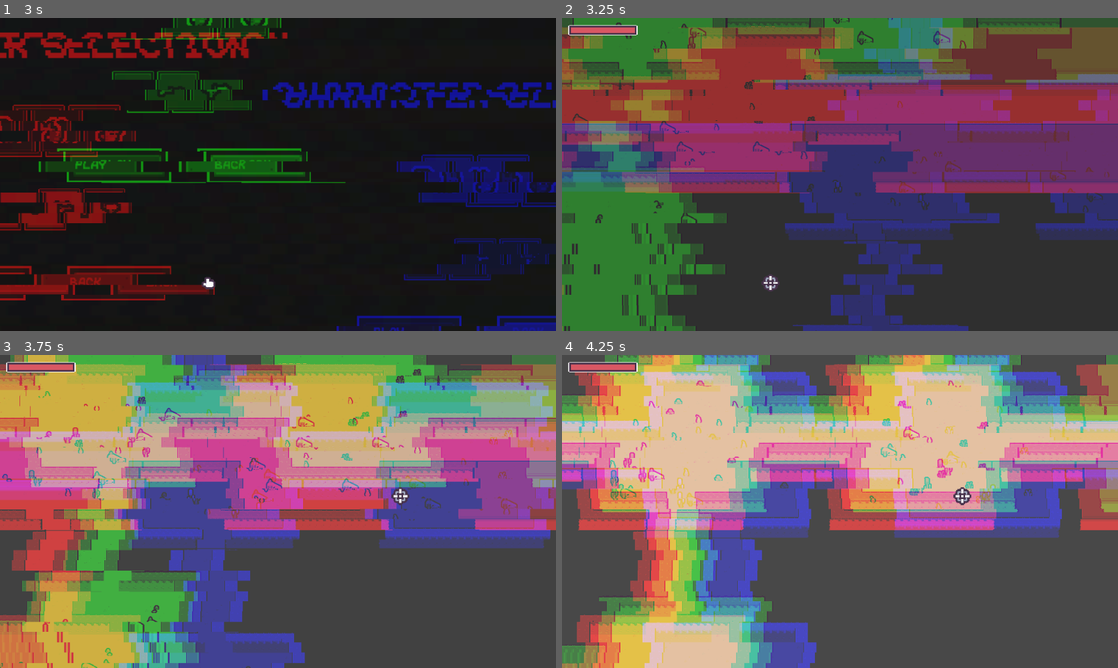
Above: before the commit, frames 1-4 (two rows, left to right).
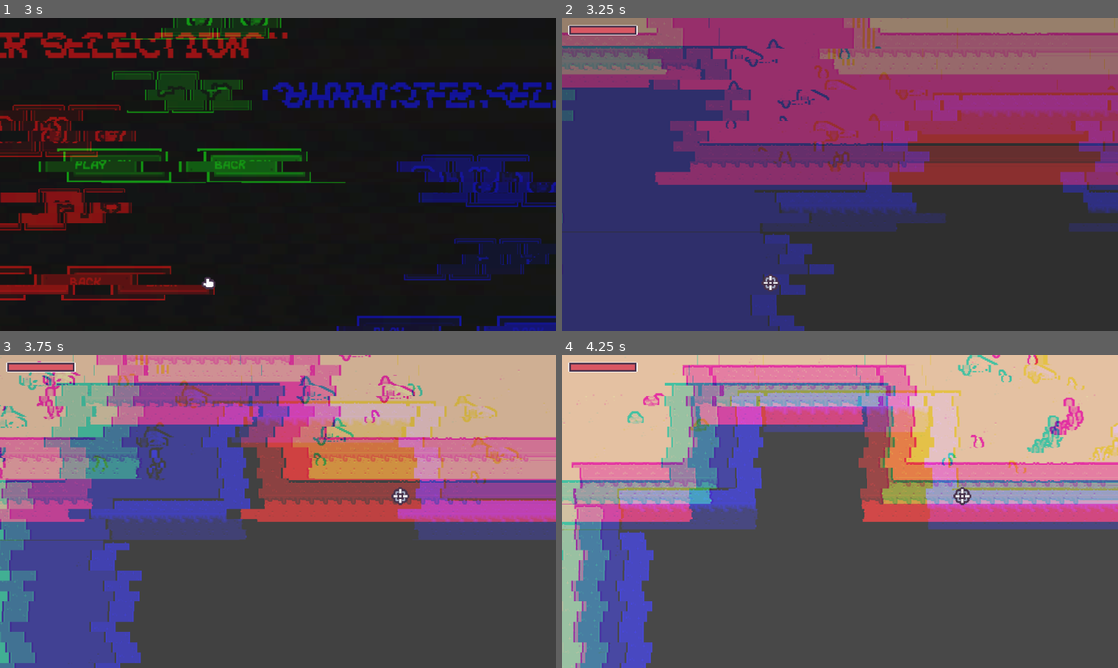
Above: after the commit, the same moments.

Repository: Caio-de-Souza-Marinho/gamejam-42
Game: Godot game, scene res://Scenes/UI/main_menu.tscn
The game is run twice, just before and just after one commit, with the same random seed, the same clock (stepped at 60 frames per second) and the same inputs.
Inputs (mouse positions are in pixels of both pictures, inside the frame that each line leads up to):
- Up to frame 1 (3 s): click "PLAY" at 0.5 s; click "PLAY" at 1.25 s; click "PLAY" at 2 s; click "PLAY" at 2.75 s
- Up to frame 2 (3.25 s): no input
- Up to frame 3 (3.75 s): tap Enter (ui_accept) at 3.5 s; move the mouse to (400, 495) at 3.52 s; hold D (move_right) from 3.53 s (still down)
- Up to frame 4 (4.25 s): keep holding D (move_right); tap Enter (ui_accept) at 3.77 s

Frame 1 is identical in both runs. In frame 2, 74% of the frame differs, in the area x 0-100%, y 0-100%; in frame 3, 74%; in frame 4, 69%.
Error in both runs: Invalid access to property or key 'id' on a base object of type 'Nil'. (res://Autoloads/global.gd:20)

Commit message:
fix player camera

Diff:
--- a/Scenes/Arena/arena.tscn
+++ b/Scenes/Arena/arena.tscn
@@ -13,10 +13,6 @@
 arena_cursor = ExtResource("2_t7yvt")
 level_data = ExtResource("2_6o3nl")
 player_scene = ExtResource("4_rm3sm")
-
-[node name="Camera2D" type="Camera2D" parent="." unique_id=2064702034]
-position = Vector2(328, 149)
-zoom = Vector2(0.5, 0.5)
 
 [node name="HUD" parent="." unique_id=2009639706 instance=ExtResource("3_6o3nl")]
 
